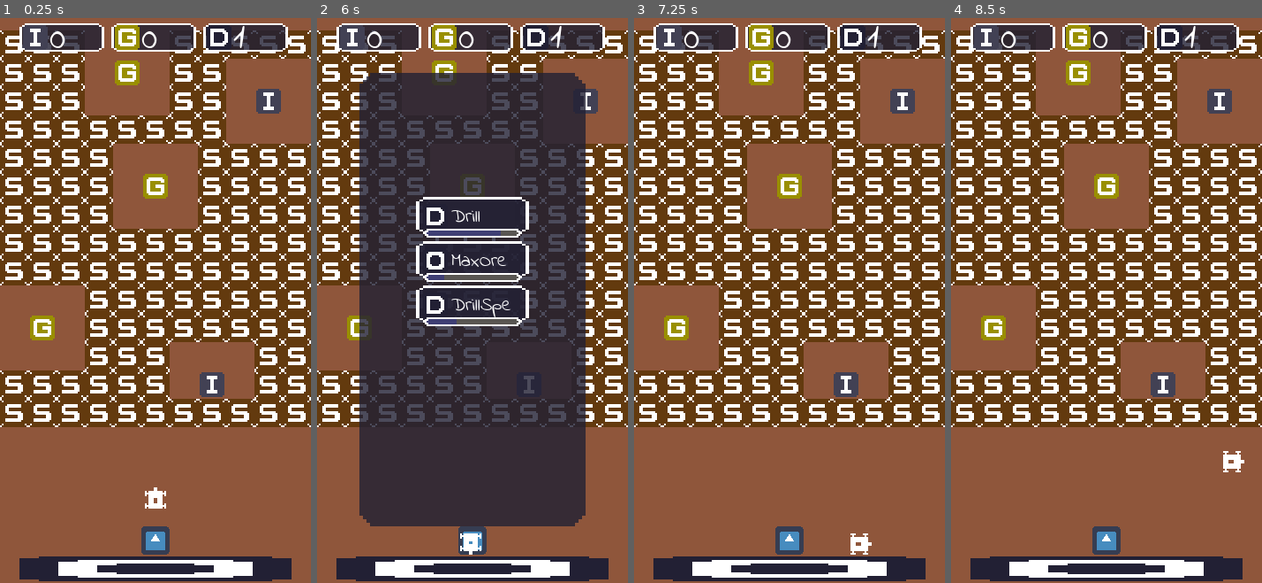
Above: before the commit, frames 1-4 (left to right).
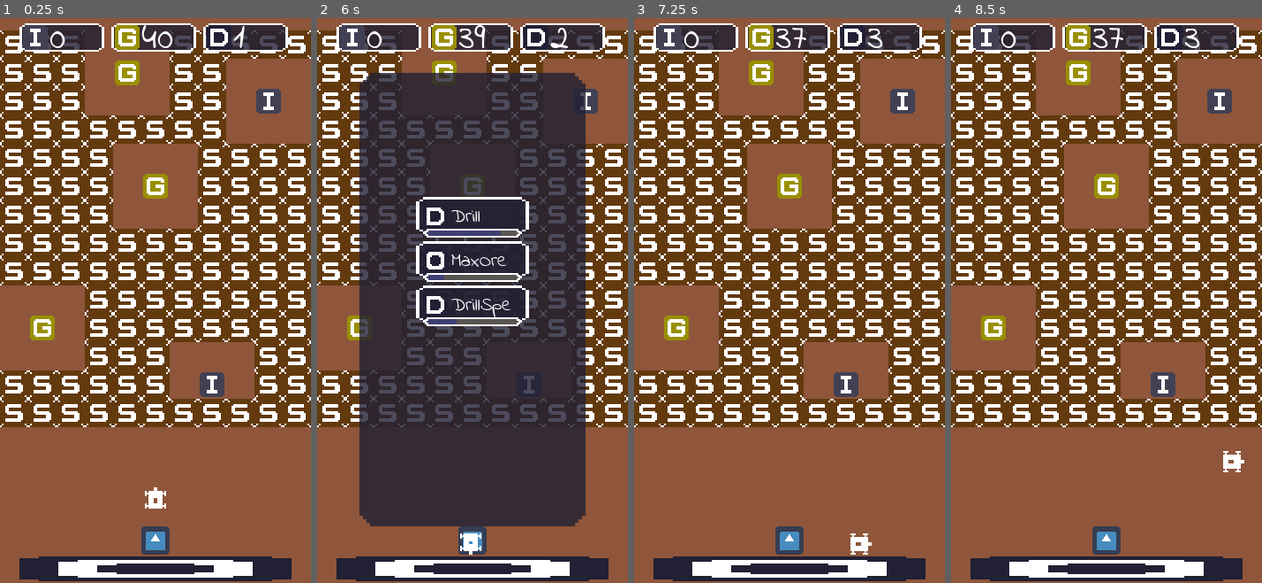
Above: after the commit, the same moments.

Repository: IzumiKei/DrillClicker
Game: Godot game, scene res://Game.tscn
The game is run twice, just before and just after one commit, with the same random seed, the same clock (stepped at 60 frames per second) and the same inputs. The engine's default icon, where the game draws it, is replaced by a stand-in: a white triangle on a blue panel in a dark square.
Inputs (mouse positions are in pixels of both pictures, inside the frame that each line leads up to):
- Up to frame 1 (0.25 s): no input
- Up to frame 2 (6 s): tap Enter at 0.5, 2.75 s; hold Right (ui_right) 0.53-1.28 s; tap Z (Mine) every 0.75 s from 0.6 to 5.1 s; tap Space (ui_select) at 0.77, 1.52, 2, 3.02, 3.5, 3.77, 4.52 s; hold Down (ui_down) 1.28-2.03 s; hold Right (ui_right) 2.03-2.78 s; hold Up (ui_up) 2.78-3.53 s; hold Left (ui_left) 3.53-5.03 s; hold Down (ui_down) 5.03-5.75 s; click (435, 215) at 5.77 s
- Up to frame 3 (7.25 s): tap Enter at 6.5 s; hold Right (ui_right) from 6.53 s (still down); tap Z (Mine) at 6.6 s; tap Space (ui_select) at 6.77 s
- Up to frame 4 (8.5 s): release Right (ui_right) at 7.28 s; hold Up (ui_up) 7.28-8.03 s; tap Z (Mine) at 7.35, 8.1 s; tap Space (ui_select) at 7.52, 8.27 s; hold Right (ui_right) from 8.03 s (still down)

The runs differ from the first frame. In frame 1, 0.2% of the frame differs, in the area x 45-56%, y 1-6%; in frame 2, 0.3%, in the area x 45-81%, y 1-6%; in frame 3, 0.2%; in frame 4, 0.2%.

Commit message:
Repaired some bugs

Diff:
--- a/Game.tscn
+++ b/Game.tscn
@@ -1,10 +1,11 @@
-[gd_scene load_steps=10 format=2]
+[gd_scene load_steps=11 format=2]
 
 [ext_resource path="res://Scenes/player.tscn" type="PackedScene" id=1]
 [ext_resource path="res://Scripts/main.gd" type="Script" id=2]
 [ext_resource path="res://Scenes/Levels/level_1.tscn" type="PackedScene" id=3]
 [ext_resource path="res://Scenes/home_menu.tscn" type="PackedScene" id=4]
 [ext_resource path="res://Scripts/ui_control.gd" type="Script" id=5]
+[ext_resource path="res://Assets/Sprites/upgrade.png" type="Texture" id=6]
 [ext_resource path="res://Scripts/drill_button.gd" type="Script" id=10]
 [ext_resource path="res://Scenes/ore_displayer.tscn" type="PackedScene" id=11]
 
@@ -24,6 +25,11 @@
 [node name="Player" parent="Main" instance=ExtResource( 1 )]
 position = Vector2( -127, 242 )
 
+[node name="Light2D" type="Light2D" parent="Main"]
+visible = false
+position = Vector2( 58, 293 )
+texture = ExtResource( 6 )
+
 [node name="UI_Control" type="Control" parent="."]
 margin_top = 1.0
 margin_right = 180.0
@@ -35,19 +41,6 @@
 }
 
 [node name="CanvasLayer" type="CanvasLayer" parent="UI_Control"]
-
-[node name="Drill_Button" type="Button" parent="UI_Control/CanvasLayer"]
-visible = false
-anchor_left = 0.5
-anchor_top = 0.5
-anchor_right = 0.5
-anchor_bottom = 0.5
-margin_left = -74.0
-margin_top = 16.0
-margin_right = -35.0
-margin_bottom = 36.0
-text = "Drill"
-script = ExtResource( 10 )
 
 [node name="HomeMenu" parent="UI_Control/CanvasLayer" instance=ExtResource( 4 )]
 visible = false
@@ -70,6 +63,19 @@
 shortcut = SubResource( 2 )
 text = "Mine"
 
+[node name="Drill_Button" type="Button" parent="UI_Control/CanvasLayer"]
+visible = false
+anchor_left = 0.5
+anchor_top = 0.5
+anchor_right = 0.5
+anchor_bottom = 0.5
+margin_left = -74.0
+margin_top = 16.0
+margin_right = -35.0
+margin_bottom = 36.0
+text = "Drill"
+script = ExtResource( 10 )
+
 [node name="ProgressBar" type="ProgressBar" parent="UI_Control/CanvasLayer"]
 visible = false
 anchor_left = 0.5
--- a/Scenes/max_ore_market.tscn
+++ b/Scenes/max_ore_market.tscn
@@ -1,14 +1,16 @@
-[gd_scene load_steps=4 format=2]
+[gd_scene load_steps=5 format=2]
 
 [ext_resource path="res://Assets/Sprites/resource.png" type="Texture" id=1]
 [ext_resource path="res://Scenes/Resources/stat_max_ore.tres" type="Resource" id=2]
 [ext_resource path="res://Scenes/upgrade.tscn" type="PackedScene" id=3]
+[ext_resource path="res://Assets/Sprites/ore_iron.png" type="Texture" id=4]
 
 [node name="Max Ore" instance=ExtResource( 3 )]
 stat = ExtResource( 2 )
 
 [node name="Button" parent="." index="0"]
 texture_normal = ExtResource( 1 )
+texture_disabled = ExtResource( 4 )
 
 [node name="Label" parent="." index="1"]
 margin_right = 26.0
--- a/Scenes/stone_block.tscn
+++ b/Scenes/stone_block.tscn
@@ -8,6 +8,9 @@
 
 [sub_resource type="RectangleShape2D" id=2]
 extents = Vector2( 8, 8 )
+
+[sub_resource type="OccluderPolygon2D" id=3]
+polygon = PoolVector2Array( -8, -8, 8, -8, 8, 8, -8, 8 )
 
 [node name="StoneBlock" type="StaticBody2D" groups=["MinableBlock"]]
 script = ExtResource( 2 )
@@ -23,3 +26,7 @@
 [node name="CollisionShape2D" type="CollisionShape2D" parent="Minable" groups=["MinableBlock"]]
 modulate = Color( 0.239216, 0.788235, 0.105882, 1 )
 shape = SubResource( 2 )
+
+[node name="LightOccluder2D" type="LightOccluder2D" parent="."]
+visible = false
+occluder = SubResource( 3 )
--- a/Scripts/inventory.gd
+++ b/Scripts/inventory.gd
@@ -6,7 +6,7 @@
 signal inventory_updated
 var player_stats: Dictionary = {"MaxOre": 5, "DrillSpeed": 1, "DrillPower": 1}
 var iron_amount: int = 0
-var gold_amount: int = 0
+var gold_amount: int = 40
 var drills_available: int = 1
 var current_ore_block: StaticBody2D # Para instalar taladros (main.gd)
 
--- a/Scripts/ore_block.gd
+++ b/Scripts/ore_block.gd
@@ -3,9 +3,11 @@
 # Nodo para los bloques de minerales
 #
 
+const MAX_ORE_SPAWN_LIMIT = 10
 export(Resource) var Ore
 var _floor_item_node = preload("res://Scenes/floor_item.tscn")
 var being_drilled: bool = false;
+var _spawned_ores = 0
 onready var _sprite = $Sprite
 onready var _timer = $Timer
 onready var _mine_timer = $MineTimer
@@ -35,8 +37,10 @@
 	_mine_timer.start(5)
 
 
-func add_mineral_to_inventory():
-	# Agrega el mineral al inventario
+func spawn_ore():
+	# Spawns un ore
+	if _spawned_ores >= MAX_ORE_SPAWN_LIMIT:
+		return
 	randomize()
 	var _floor_item_instance = _floor_item_node.instance()
 	_floor_item_instance.Ore = Ore
@@ -59,14 +63,16 @@
 		_floor_item_instance.position.y = position.y + randi() % 8
 
 	get_tree().current_scene.get_node("Main").add_child(_floor_item_instance)
+	_spawned_ores += 1
 
 
 func _on_PlayerCheck_body_entered(_body):
 	Inventory.current_ore_block = self # Para instalar el taladro (main.gd)
+	_spawned_ores = 0
 
 
 func _on_Timer_timeout():
-	add_mineral_to_inventory()
+	spawn_ore()
 
 
 func _on_MineTimer_timeout():
--- a/Scripts/player.gd
+++ b/Scripts/player.gd
@@ -53,12 +53,6 @@
 			Input.action_release(i)
 
 
-
-
-
-
-
-
 func _on_PlayerDrill_body_entered(body):
 	if body.is_in_group("MinableBlock"):
 		body.is_minable = true
--- a/Scripts/upgrade.gd
+++ b/Scripts/upgrade.gd
@@ -25,7 +25,7 @@
 func _on_Button_button_down():
 	if stat.current_level == stat.max_level:
 		print("You have maxed out")
-		_button.disabled == true
+		_button.disabled = true
 	if Inventory.gold_amount >= stat.upgrade_cost[stat.current_level]:
 		print(stat.name + " upgraded")
 		Inventory.gold_amount -= stat.upgrade_cost[stat.current_level]
@@ -34,3 +34,6 @@
 		_progress_bar.value = stat.current_level
 	else:
 		print("Not Enough gold")
+	if stat.current_level == stat.max_level:
+		print("You have maxed out")
+		_button.disabled = true
Not shown: 1 places in Game.tscn that only renumber resources
Not shown: 1 places in Scenes/stone_block.tscn that only renumber resources
